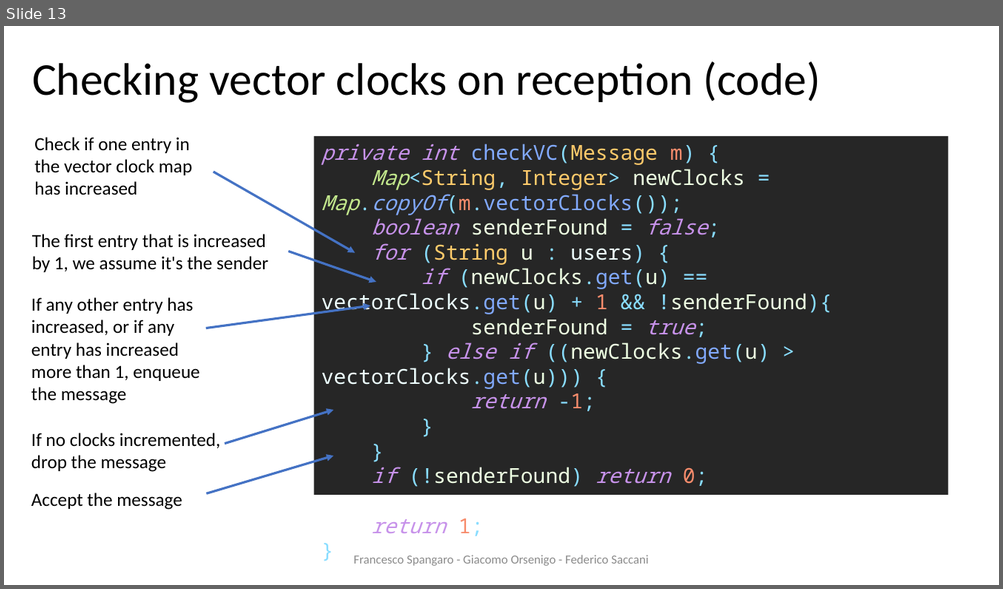
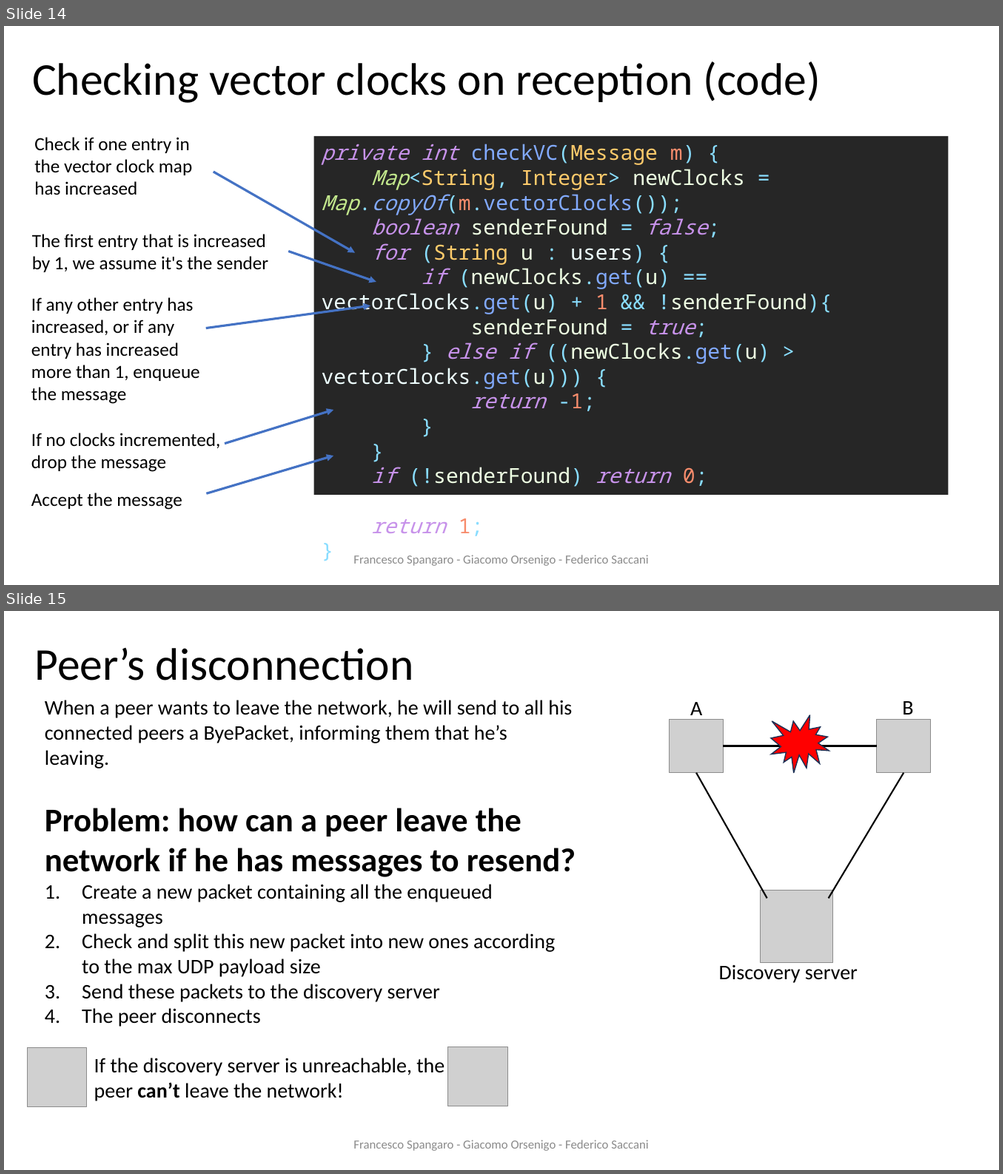
Before and after one commit to francescospangaro/HACOGroupChat, a slide deck: docs/presentazione ds.pptx. Shown one above the other, each under a label of ours: slide 13 before the commit, slides 14 and 15 after it. The pictures are 1003x589 and 1003x1174 pixels, drawn with LibreOffice and Linux fonts; fonts in the diff are those of the drawing; grey boxes stand for pictures; background and template pictures are left out. Boxes give left, top, right and bottom in pixels: in the first picture for what was removed or moved away, otherwise in the second. Text is boxed around its words. In the diff, an @@ line names an element or a change of style, - is before the commit and + after.

Commit message:
Added disconnection slides

```diff
--- a/docs/presentazione ds.pptx
+++ b/docs/presentazione ds.pptx
@@ slide 15 added at [4, 611, 999, 1170], background #FFFFFF @@
@@ title added at [35, 648, 414, 681], 44 pt, text #000000 @@
+Peer’s disconnection
@@ text added at [45, 700, 575, 1027], 20 pt, text #000000 @@
+When a peer wants to leave the network, he will send to all his connected peers a ByePacket, informing them that he’s leaving.
+Problem: how can a peer leave the network if he has messages to resend?
+1. Create a new packet containing all the enqueued messages
+2. Check and split this new packet into new ones according to the max UDP payload size
+3. Send these packets to the discovery server
+4. The peer disconnects
@@ picture added at [669, 719, 723, 773] @@
@@ text added at [690, 702, 702, 721], 20 pt, text #000000 @@
+A
@@ irregular seal added at [771, 715, 829, 774], fill #FF0000, outline #1E3256 1 pt @@
@@ picture added at [877, 719, 930, 773] @@
@@ text added at [902, 701, 913, 720], 20 pt, text #000000 @@
+B
@@ line added from (723, 746) to (877, 746), #000000 1.5 pt @@
@@ line added from (697, 773) to (767, 898), #000000 1.5 pt @@
@@ line added from (904, 773) to (828, 898), #000000 1.5 pt @@
@@ picture added at [760, 891, 833, 963] @@
@@ text added at [719, 962, 857, 983], 20 pt, text #000000 @@
+Discovery server
@@ picture added at [27, 1048, 87, 1108] @@
@@ picture added at [448, 1048, 508, 1107] @@
@@ text added at [94, 1058, 444, 1102], 20 pt, text #000000 @@
+If the discovery server is unreachable, the peer can’t leave the network!
@@ text added at [353, 1140, 648, 1151], 12 pt, text #8C8C8C @@
+Francesco Spangaro - Giacomo Orsenigo - Federico Saccani
@@ what was slide 13 is now slide 14 @@
```
Also in this commit, not shown: 5 slides changed, 4 other slides added.
